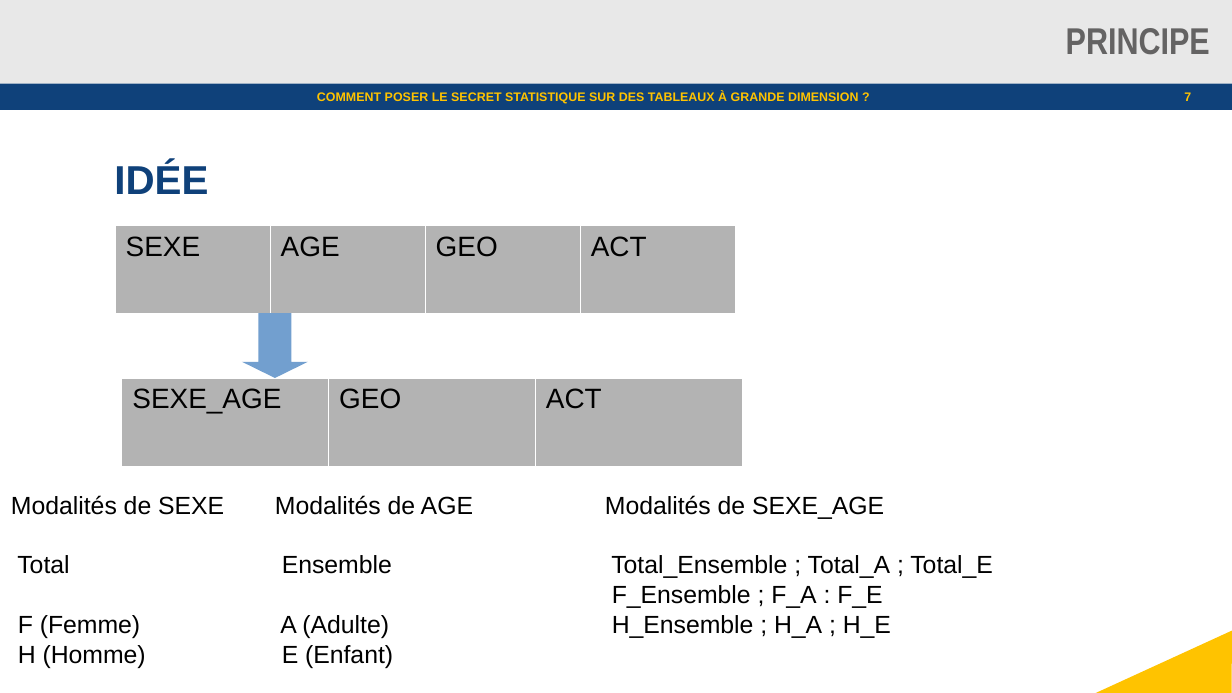
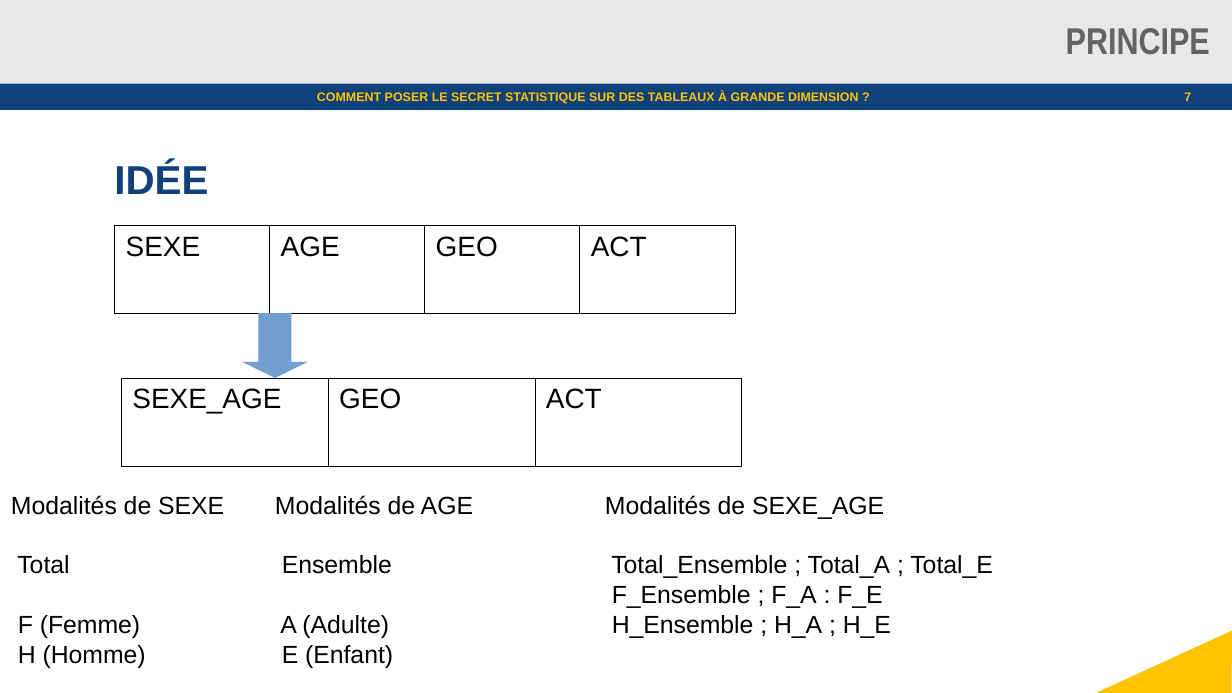
Before and after one commit to julienjamme/stage1A_2023, a slide deck: slide 7 of presentation_mi_parcours.odp. Drawn at 1232x693 pixels with LibreOffice and Linux fonts; fonts in the diff are those of the drawing; background and template pictures are left out. Boxes give left, top, right and bottom in pixels: in the first picture for what was removed or moved away, otherwise in the second. Text is boxed around its words. In the diff, an @@ line names an element or a change of style, - is before the commit and + after.

```diff
--- a/presentation_mi_parcours.odp
+++ b/presentation_mi_parcours.odp
@@ table at box(115, 226, 737, 314) @@
@@ fill #B3B3B3 to none in row 1 @@
@@ borders changed @@
@@ table at box(122, 378, 742, 466) @@
@@ fill #B3B3B3 to none in row 1 @@
@@ borders changed @@
```
Also in this commit, not shown: 6 other slides changed, 2 slides added, 1 slide removed.
